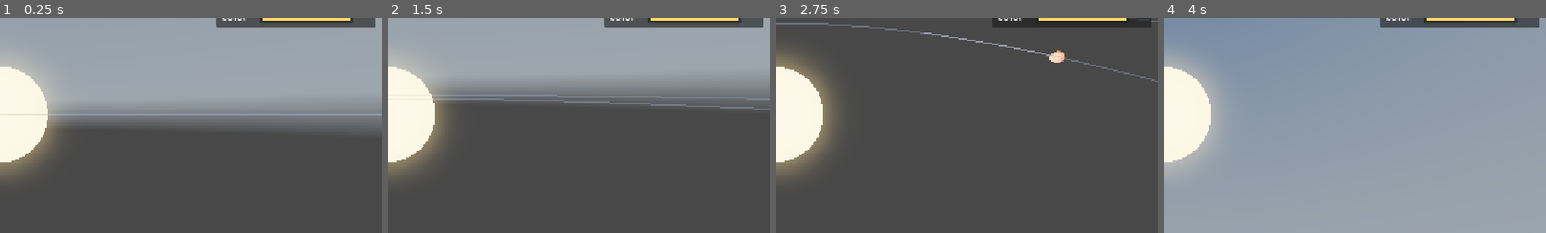
Above: before the commit, frames 1-4 (left to right).
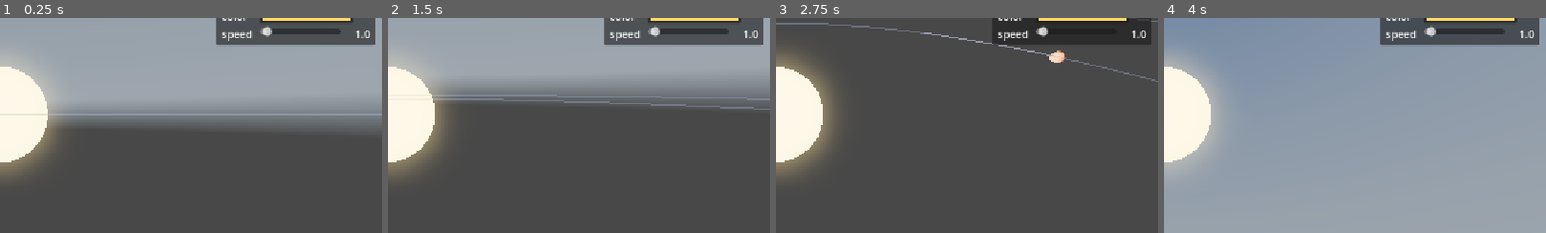
Above: after the commit, the same moments.

Repository: xiaobaibaix/stellar_era_godot
Game: Godot game, scene res://scenes/main.tscn
Same seed, same stepped clock (60 frames per second), same inputs: the game is played once before the commit and once after it. A sky picture missing from this copy of the repository is replaced by a grey-blue gradient.
Inputs (mouse positions are % of the whole screen's width and height, from its top left):
- Up to frame 1 (0.25 s): no input
- Up to frame 2 (1.5 s): tap Enter at 0.5 s; move the mouse to (72, 45) at 0.52 s; hold D 0.53-1.25 s; hold Q 0.53-1.25 s; click (72, 45) at 0.67 s; tap Space at 0.77, 1.25 s; drag from (30, 55) to (45, 70) at 1.27 s
- Up to frame 3 (2.75 s): move the mouse to (60, 28) at 2.02 s; hold D from 2.03 s (still down); tap Shift at 2.1 s
- Up to frame 4 (4 s): release D at 2.75 s; drag from (45, 70) to (20, 35) at 2.77 s; move the mouse to (80, 65) at 3.52 s; hold A from 3.53 s (still down); tap Enter at 3.6 s; tap Space at 3.77 s
The pictures show only the part of the screen within x 50-100%, y 28-78%; the shares and areas given below are measured in that part.

The runs differ from the first frame. In frame 1, 3.3% of the frame differs, in the area x 56-99%, y 3-13%; in frame 2, 3.3%; in frame 3, 3.1%; in frame 4, 3.3%.

Commit message:
开发：时间流速控制

Diff:
--- a/celestial_system.gd
+++ b/celestial_system.gd
@@ -33,7 +33,7 @@
 @export var softening: float = 10.0
 @export_range(0.0, 2.0, 0.01) var dt_fixed: float = 0.5
 @export_range(1, 8, 1) var substeps: int = 2
-@export_range(0.0, 10.0, 0.1) var sim_speed: float = 1.0
+@export_range(0.0, 30.0, 0.1) var sim_speed: float = 1.0
 
 @export_group("仅顶层")
 @export var orbit_camera: OrbitCamera
@@ -104,6 +104,8 @@
 var _mass_spin: SpinBox = null
 var _radius_spin: SpinBox = null
 var _color_pick: ColorPickerButton = null
+var _speed_slider: HSlider = null
+var _speed_value_label: Label = null
 var _editor_syncing: bool = false
 
 var _clicking: bool = false
@@ -167,6 +169,10 @@
 		_radius_spin.value_changed.connect(_on_radius_changed)
 	if _color_pick != null:
 		_color_pick.color_changed.connect(_on_color_changed)
+	var vbox: Container = editor.get_node_or_null("Margin/VBox") as Container
+	if vbox != null:
+		_speed_slider = _add_prop_slider(vbox, "speed", 0.0, 30.0, 0.1, _on_speed_changed)
+	_sync_speed_slider()
 	_sync_editor_from_focus()
 
 
@@ -354,7 +360,7 @@
 func _frame() -> void:
 	var tops: Array[CelestialSystem] = _get_all_tops()
 	for t in tops:
-		t._step_recursive()
+		t._step_recursive(dt_fixed * sim_speed)
 	# 每帧重算 Hill: SOI 随轨道位置动态变化(圆轨道不变; 椭圆/多体/rogue 子系统随 sdist 变)。
 	_recompute_hill_all()
 	if not _focus_list.is_empty():
@@ -378,8 +384,10 @@
 	_update_camera_and_hud()
 
 
-func _step_recursive() -> void:
-	var dt := dt_fixed * sim_speed
+func _step_recursive(dt: float) -> void:
+	# dt 由顶层(main_top)按 dt_fixed*sim_speed 算一次, 沿递归传下去 → 时间流速是全局因子,
+	# 整棵树所有层级天体统一加减速。(旧版每层用自己的 sim_speed, 而滑块只改顶层 group,
+	# 子系统 CS1/Planet/Moon 的 sim_speed 全是默认 1.0 → 拖滑块行星不动 = "没起作用"。)
 	var nsub: int = max(substeps, 1)
 	for _i in range(nsub):
 		sim.step(dt / float(nsub))
@@ -414,7 +422,7 @@
 		sub._bvx = _bvx + pb.vx
 		sub._bvy = _bvy + pb.vy
 		sub._bvz = _bvz + pb.vz
-		sub._step_recursive()
+		sub._step_recursive(dt)
 
 
 func _render_recursive(ox: float, oy: float, oz: float) -> void:
@@ -1433,9 +1441,11 @@
 			KEY_TAB:
 				focus_idx = (focus_idx + 1) % max(_focus_list.size(), 1)
 			KEY_BRACKETRIGHT:
-				sim_speed = min(sim_speed + 0.2, 10.0)
+				sim_speed = min(sim_speed + 0.2, 30.0)
+				_sync_speed_slider()
 			KEY_BRACKETLEFT:
 				sim_speed = max(sim_speed - 0.2, 0.0)
+				_sync_speed_slider()
 			KEY_F2:
 				_show_soi = not _show_soi
 				for sph in _soi_spheres:
@@ -1518,6 +1528,8 @@
 	_mass_spin = _add_prop_spin(vbox, "mass", 0.0, 10000000.0, 10.0, _on_mass_changed)
 	_radius_spin = _add_prop_spin(vbox, "radius", 1.0, 5000.0, 5.0, _on_radius_changed)
 	_color_pick = _add_prop_color(vbox, "color", _on_color_changed)
+	_speed_slider = _add_prop_slider(vbox, "speed", 0.0, 10.0, 0.1, _on_speed_changed)
+	_sync_speed_slider()
 	_sync_editor_from_focus()
 
 
@@ -1554,6 +1566,32 @@
 	cp.color_changed.connect(callback)
 	row.add_child(cp)
 	return cp
+
+
+func _add_prop_slider(parent: Control, label_text: String, minv: float, maxv: float, step: float, callback: Callable) -> HSlider:
+	var row := HBoxContainer.new()
+	row.add_theme_constant_override("separation", 6)
+	parent.add_child(row)
+	var l := Label.new()
+	l.text = label_text
+	l.custom_minimum_size = Vector2(52, 0)
+	row.add_child(l)
+	var slider := HSlider.new()
+	slider.min_value = minv
+	slider.max_value = maxv
+	slider.step = step
+	slider.value = sim_speed
+	slider.size_flags_horizontal = Control.SIZE_EXPAND_FILL
+	slider.custom_minimum_size = Vector2(90, 0)
+	slider.value_changed.connect(callback)
+	row.add_child(slider)
+	# 数值显示: 拖动时实时反馈当前 sim_speed, 确认滑块生效(也方便精确调)。
+	_speed_value_label = Label.new()
+	_speed_value_label.text = "%.1f" % sim_speed
+	_speed_value_label.custom_minimum_size = Vector2(38, 0)
+	_speed_value_label.horizontal_alignment = HORIZONTAL_ALIGNMENT_RIGHT
+	row.add_child(_speed_value_label)
+	return slider
 
 
 func _current_focus() -> Celestial:
@@ -1678,6 +1716,25 @@
 		fc.color = c
 
 
+func _on_speed_changed(v: float) -> void:
+	if _editor_syncing:
+		return
+	sim_speed = clampf(v, 0.0, 30.0)
+	if _speed_value_label != null:
+		_speed_value_label.text = "%.1f" % sim_speed
+
+
+# 键盘 [/] 改 sim_speed 后, 把滑块显示同步过来(双向)。
+func _sync_speed_slider() -> void:
+	if _speed_slider == null:
+		return
+	_editor_syncing = true
+	_speed_slider.value = sim_speed
+	_editor_syncing = false
+	if _speed_value_label != null:
+		_speed_value_label.text = "%.1f" % sim_speed
+
+
 func _build_hud() -> void:
 	var cl := CanvasLayer.new()
 	add_child(cl)
